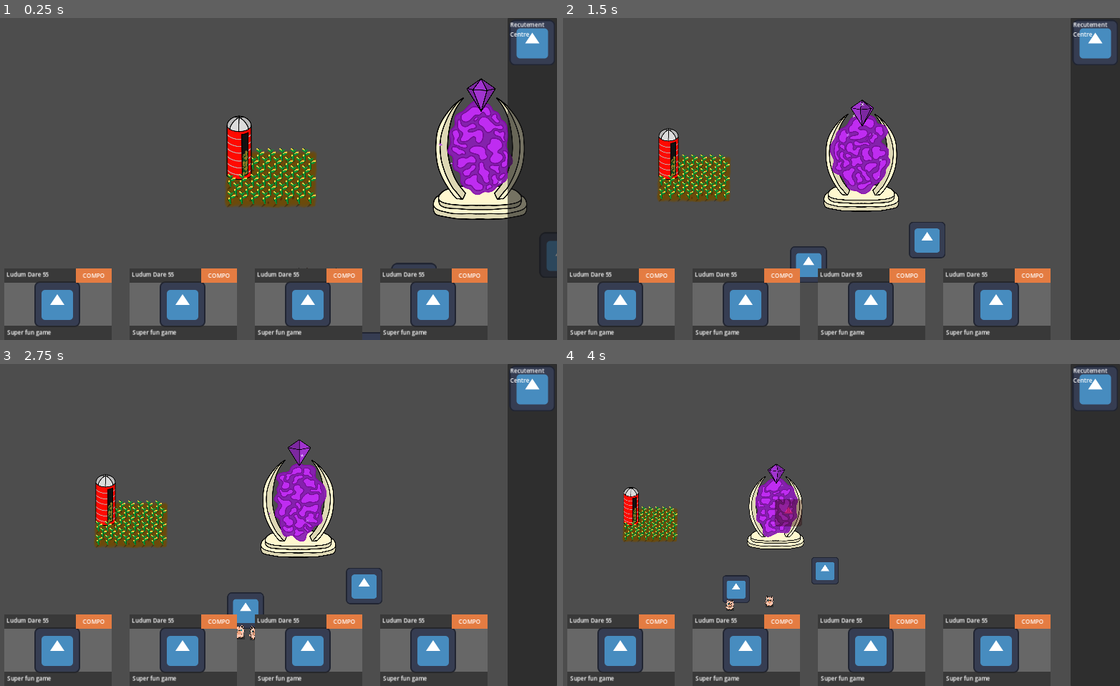
Above: before the commit, frames 1-4 (two rows, left to right).
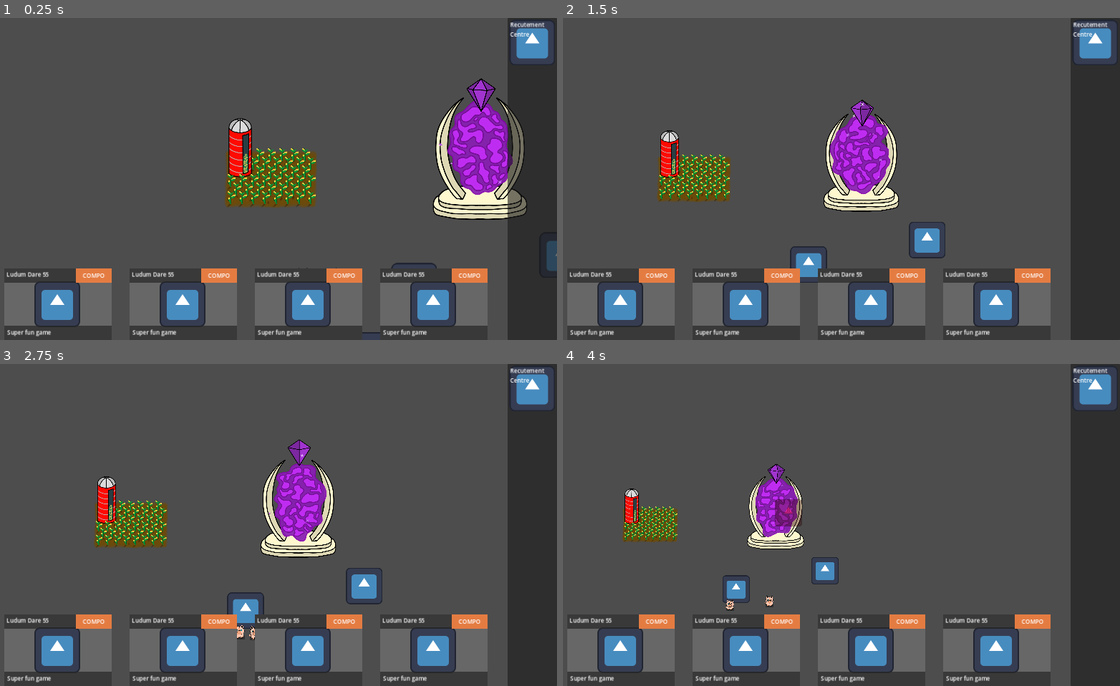
Above: after the commit, the same moments.

Repository: CiaranWoodward/LD55
Game: Godot game, scene res://Map/GameMap.tscn
The game is run twice, just before and just after one commit, with the same random seed, the same clock (stepped at 60 frames per second) and the same inputs. The engine's default icon, where the game draws it, is replaced by a stand-in: a white triangle on a blue panel in a dark square.
Inputs (mouse positions are in pixels of both pictures, inside the frame that each line leads up to):
- Up to frame 1 (0.25 s): no input
- Up to frame 2 (1.5 s): move the mouse to (958, 162) at 0.52 s; hold Right (ui_right) 0.53-1.25 s; hold Mouse wheel down (zoom_in) 0.53-1.25 s; click (958, 162) at 0.67 s; drag from (718, 195) to (830, 265) at 1.27 s
- Up to frame 3 (2.75 s): click "Recutement Centre" at 2 s
- Up to frame 4 (4 s): move the mouse to (891, 454) at 2.77 s; hold Right (ui_right) 2.78-3.5 s; hold Mouse wheel down (zoom_in) 2.78-3.5 s; drag from (802, 589) to (785, 512) at 3.52 s

The runs differ from the first frame. In frame 1, 0.5% of the frame differs, in the area x 40-46%, y 30-51%; in frame 2, 0.3%; in frame 3, 0.3%; in frame 4, 0.2%.

Commit message:
adjusted cornfield bar

Diff:
--- a/Buildings/CornField.tscn
+++ b/Buildings/CornField.tscn
@@ -79,8 +79,8 @@
 scale = Vector2(0.5, 0.5)
 
 [node name="Silo" type="Sprite2D" parent="Graphic"]
-position = Vector2(-88, -88)
-scale = Vector2(0.650205, 0.650205)
+position = Vector2(-85, -88)
+scale = Vector2(0.6, 0.6)
 texture = ExtResource("2_bbyki")
 
 [node name="BarBack" type="Sprite2D" parent="Graphic/Silo"]
@@ -90,22 +90,27 @@
 scale = Vector2(0.353739, 1.96737)
 texture = ExtResource("6_8is2w")
 
-[node name="BarTile" type="TextureRect" parent="Graphic/Silo"]
+[node name="Scaler" type="Node2D" parent="Graphic/Silo"]
+show_behind_parent = true
+position = Vector2(5.00001, 41.6667)
+scale = Vector2(0.7, 0.7)
+
+[node name="BarTile" type="TextureRect" parent="Graphic/Silo/Scaler"]
 show_behind_parent = true
 offset_left = 14.0
-offset_top = 37.0
+offset_top = 5.0
 offset_right = 44.0
 offset_bottom = 127.0
 texture = ExtResource("7_e3d3b")
 expand_mode = 1
 stretch_mode = 1
 
-[node name="BarTop" type="Sprite2D" parent="Graphic/Silo/BarTile"]
+[node name="BarTop" type="Sprite2D" parent="Graphic/Silo/Scaler/BarTile"]
 position = Vector2(15, -15)
 texture = ExtResource("8_ls4s7")
 
 [node name="BarFront" type="Sprite2D" parent="Graphic/Silo"]
-self_modulate = Color(0, 0, 0, 0.431373)
+self_modulate = Color(0.227451, 0.466667, 0.517647, 0.368627)
 show_behind_parent = true
 position = Vector2(23.8388, 30.7595)
 scale = Vector2(0.353739, 1.96737)
Not shown, added: Graphics/Buildings/FieldHospital/Cross0000.png.import
Not shown, added: Graphics/Buildings/FieldHospital/FielHospital0000.png.import
Not shown, added: Graphics/Buildings/FieldHospital/Fill0000.png.import
Not shown, added: Graphics/Buildings/HerbGarden/Greenhouse0000.png.import
Not shown, added: Graphics/Buildings/HerbGarden/GreenhousePlants0000.png.import
Not shown, added: Graphics/Buildings/HerbGarden/Herb10000.png.import
Not shown, added: Graphics/Buildings/HerbGarden/Herb20000.png.import
Not shown, added: Graphics/Buildings/HerbGarden/Herb30000.png.import
Not shown, added: Graphics/Buildings/HerbGarden/WindowSheen0000.png.import
Not shown, added: Graphics/Buildings/NursingHome/FrontFlowers0000.png.import
Not shown, added: Graphics/Buildings/NursingHome/HomeSign0000.png.import
Not shown, added: Graphics/Buildings/NursingHome/NursingHome0000.png.import
(and 10 more such lines)
